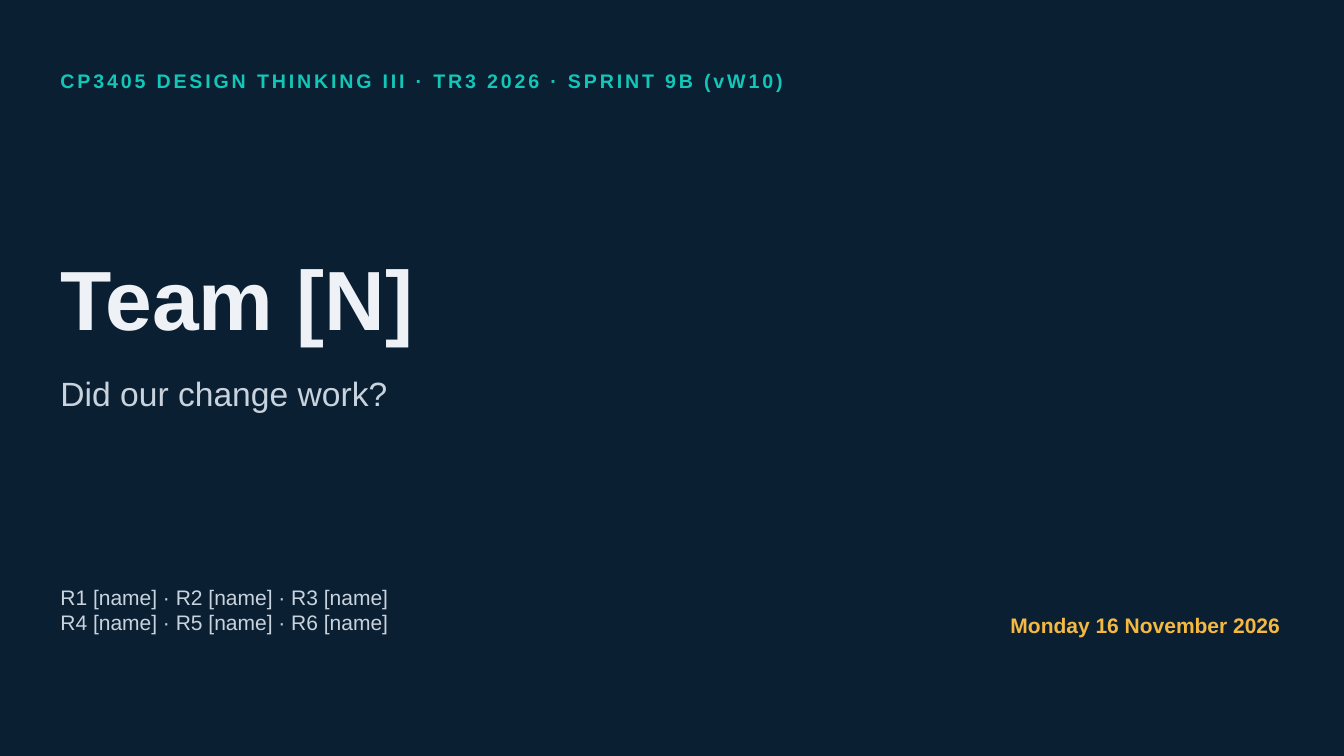
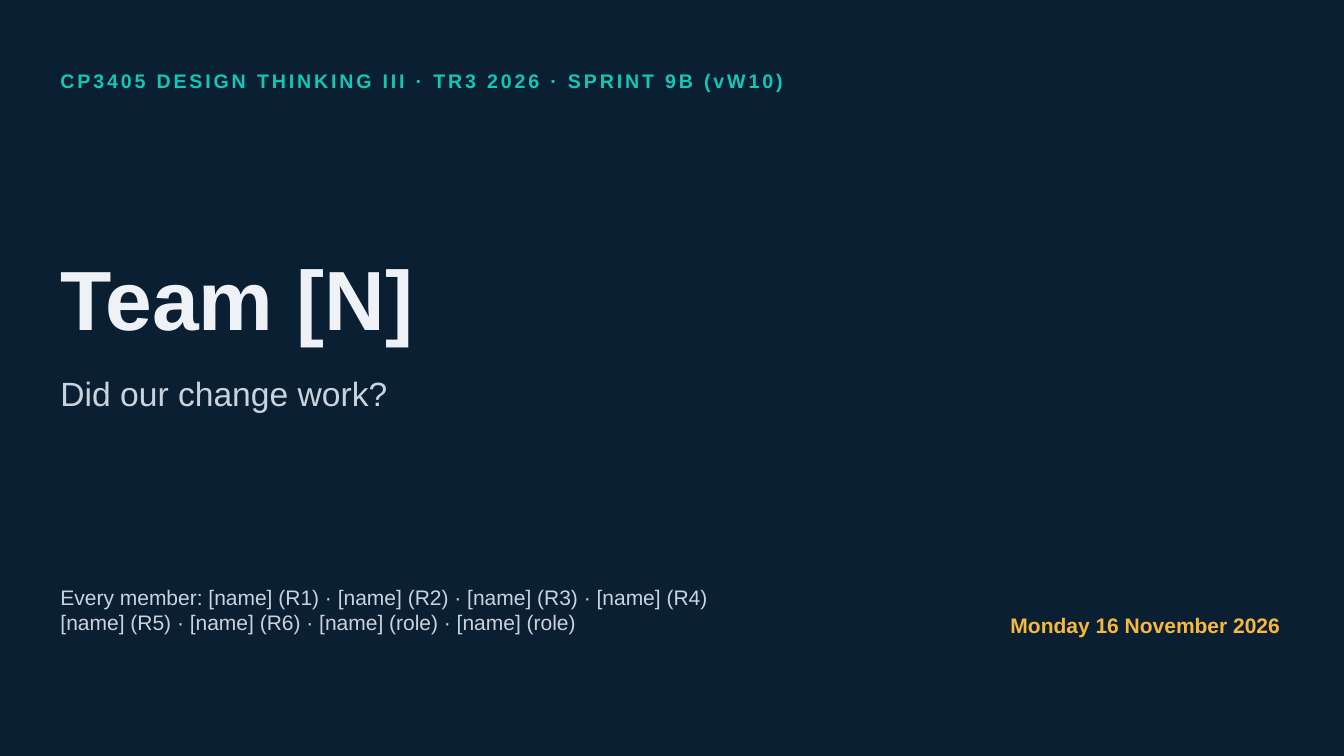
Before and after one commit to ProfDrTan/dt3-tr3-26-course-website, a slide deck: slide 1 of assets/sprint9b/sprint9b-presentation-template.pptx. Drawn at 1344x756 pixels with LibreOffice and Linux fonts; fonts in the diff are those of the drawing. Boxes give left, top, right and bottom in pixels: in the first picture for what was removed or moved away, otherwise in the second. Text is boxed around its words. In the diff, an @@ line names an element or a change of style, - is before the commit and + after.

```diff
--- a/assets/sprint9b/sprint9b-presentation-template.pptx
+++ b/assets/sprint9b/sprint9b-presentation-template.pptx
@@ text at (x1=60, y1=589, x2=708, y2=635): text changed @@
-R1 [name] · R2 [name] · R3 [name]
-R4 [name] · R5 [name] · R6 [name]
+Every member: [name] (R1) · [name] (R2) · [name] (R3) · [name] (R4)
+[name] (R5) · [name] (R6) · [name] (role) · [name] (role)
```
Also in this commit, not shown: 1 other slide changed, 1 other file.
